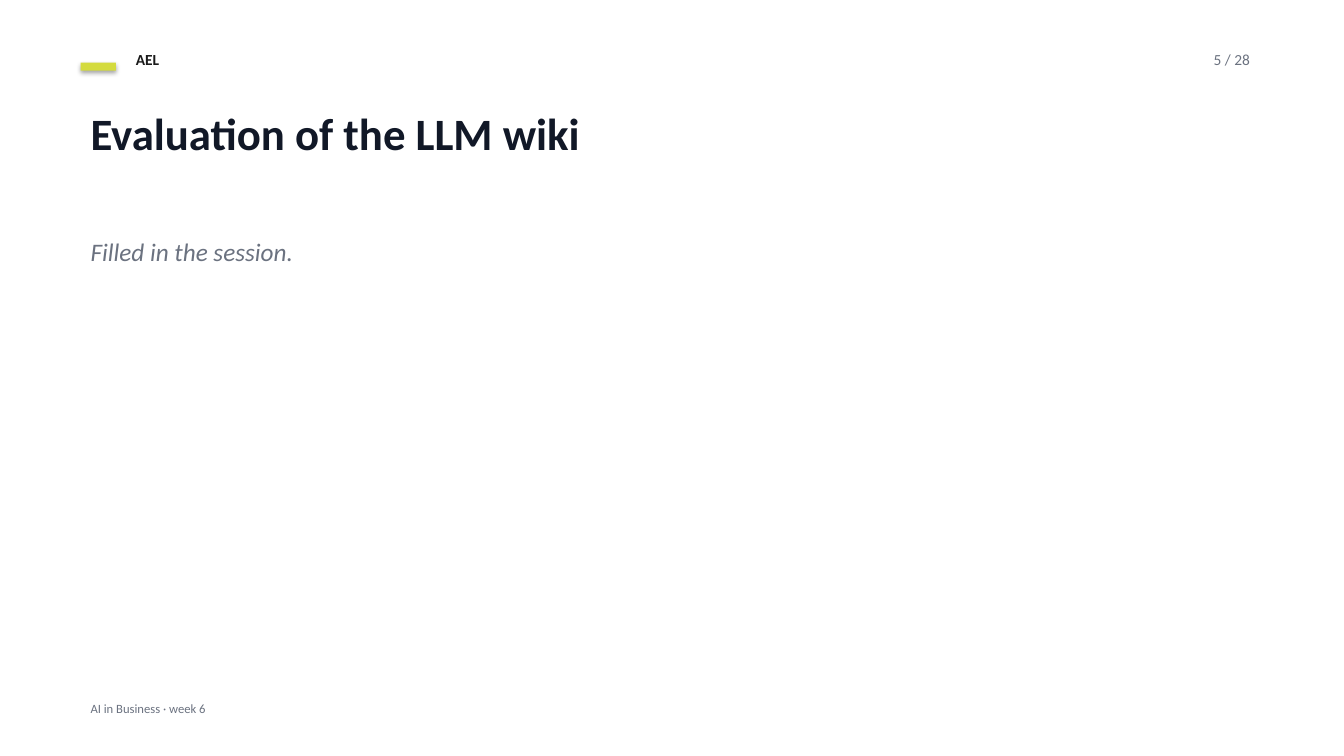
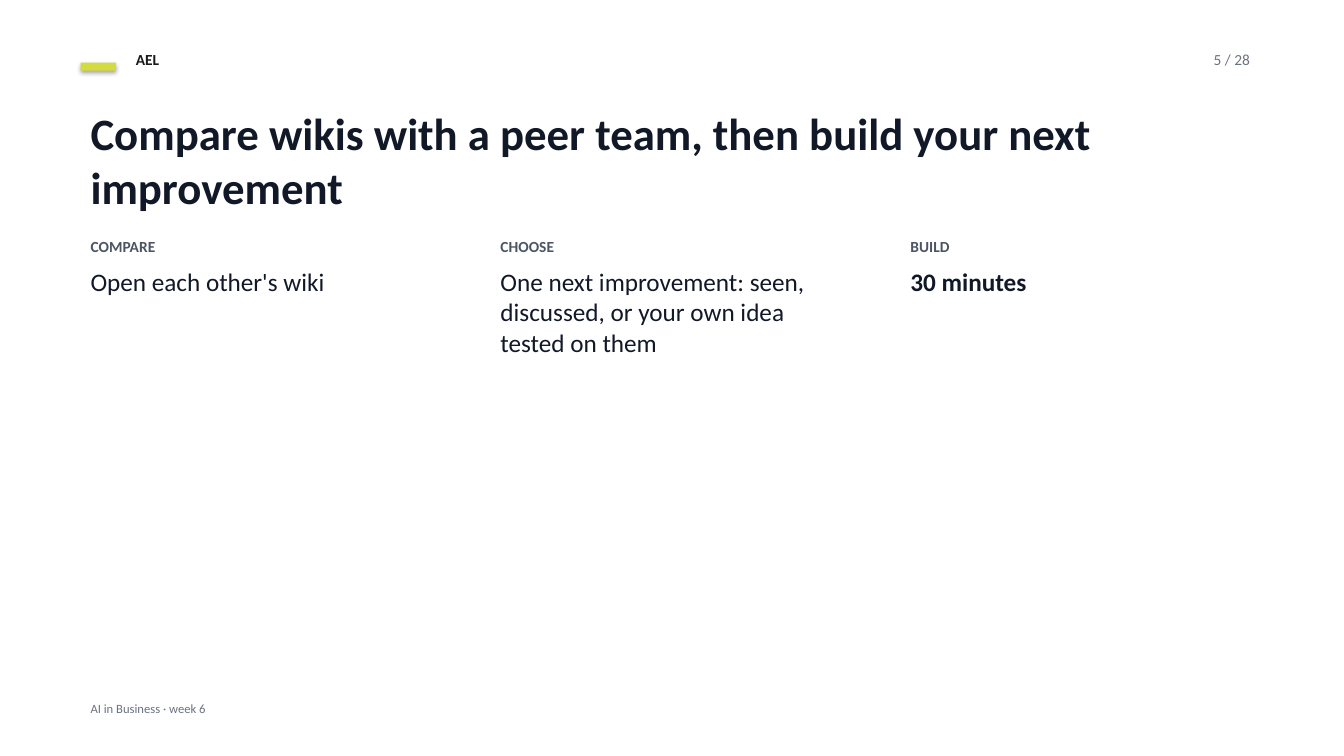
Before and after one commit to datadrivendecisions/ai-in-business, a slide deck: slide 5 of project-documentation/slides/week-06-deck.pptx. Drawn at 1344x756 pixels with LibreOffice and Linux fonts; fonts in the diff are those of the drawing. Boxes give left, top, right and bottom in pixels: in the first picture for what was removed or moved away, otherwise in the second. Text is boxed around its words. In the diff, an @@ line names an element or a change of style, - is before the commit and + after.

```diff
--- a/project-documentation/slides/week-06-deck.pptx
+++ b/project-documentation/slides/week-06-deck.pptx
@@ text at box(91, 118, 1090, 211): text changed @@
-Evaluation of the LLM wiki
+Compare wikis with a peer team, then build your next improvement
@@ text at box(91, 242, 324, 295): text changed; text colour #6B7280 to #111827; italic off @@
-Filled in the session.
+COMPARE
+Open each other's wiki
@@ text added at box(500, 242, 804, 352), 18 pt, text #111827 @@
+CHOOSE
+One next improvement: seen, discussed, or your own idea tested on them
@@ text added at box(910, 242, 1027, 291), 18 pt, text #111827, bold @@
+BUILD
+30 minutes
```
Also in this commit, not shown: 6 other files.
